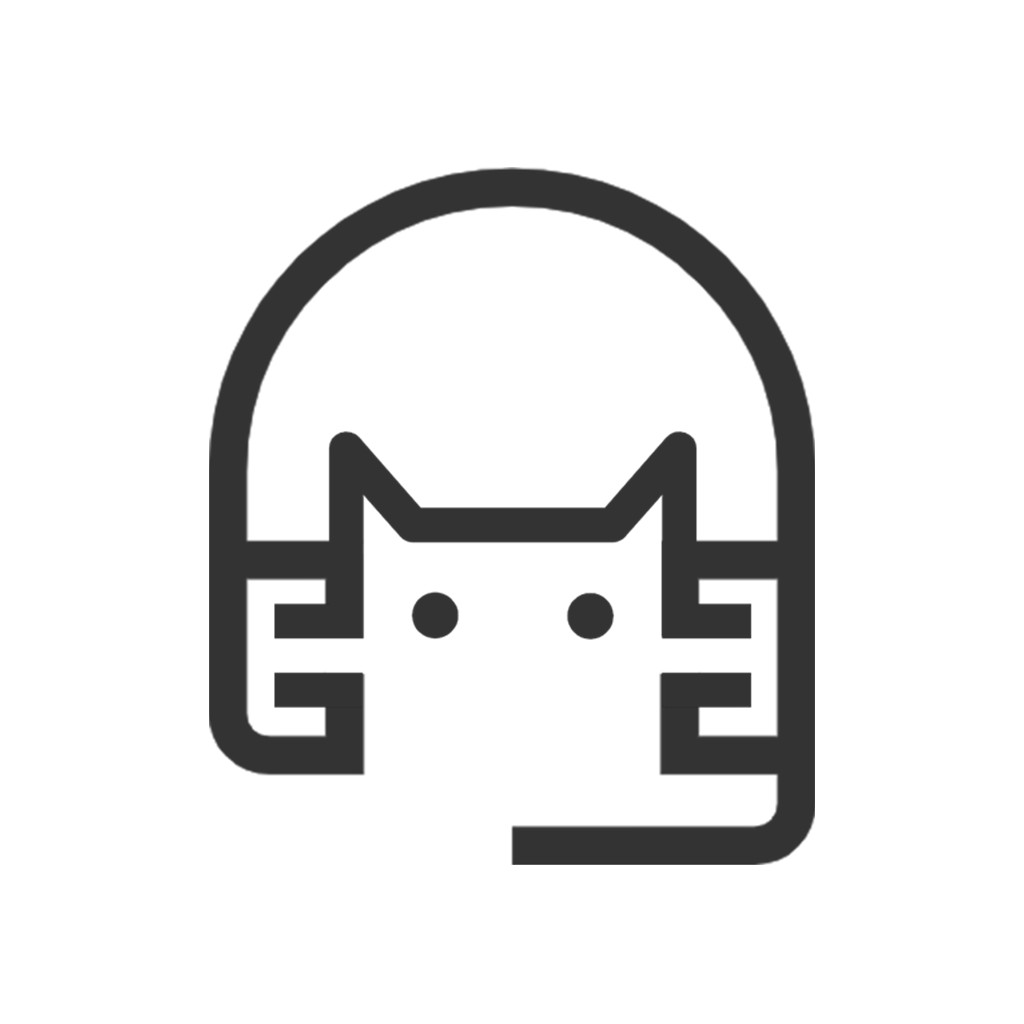
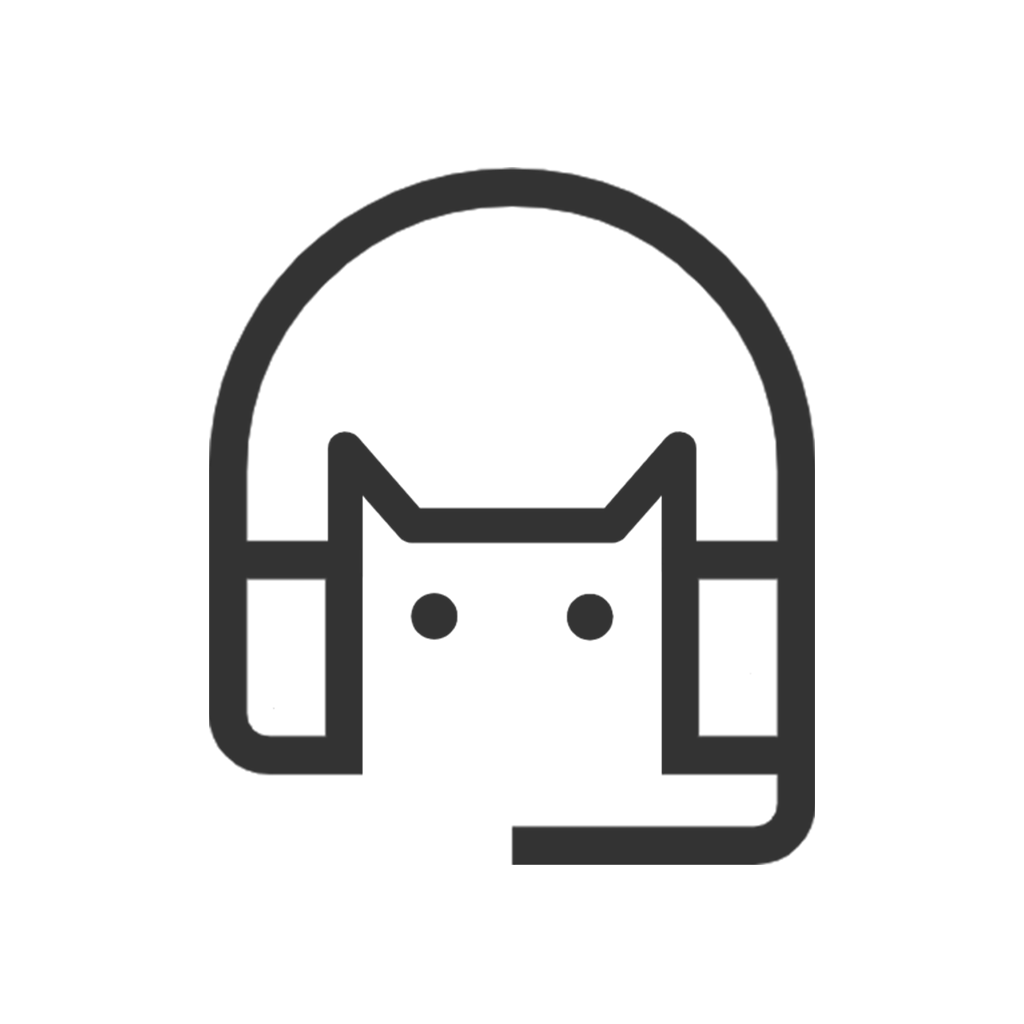
The second (1024, 1024) image is a revision of the first. Changes to its layers:
painted on "组 1" over [left=272, top=431, right=752, bottom=776]
painted on "矩形 1" over [left=272, top=431, right=752, bottom=776]